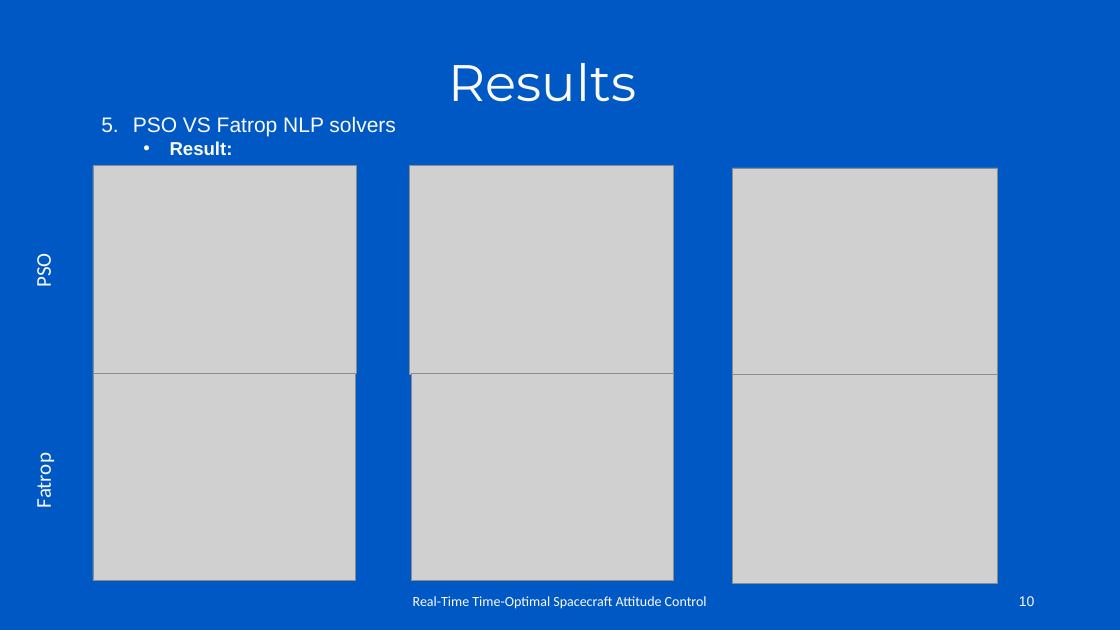
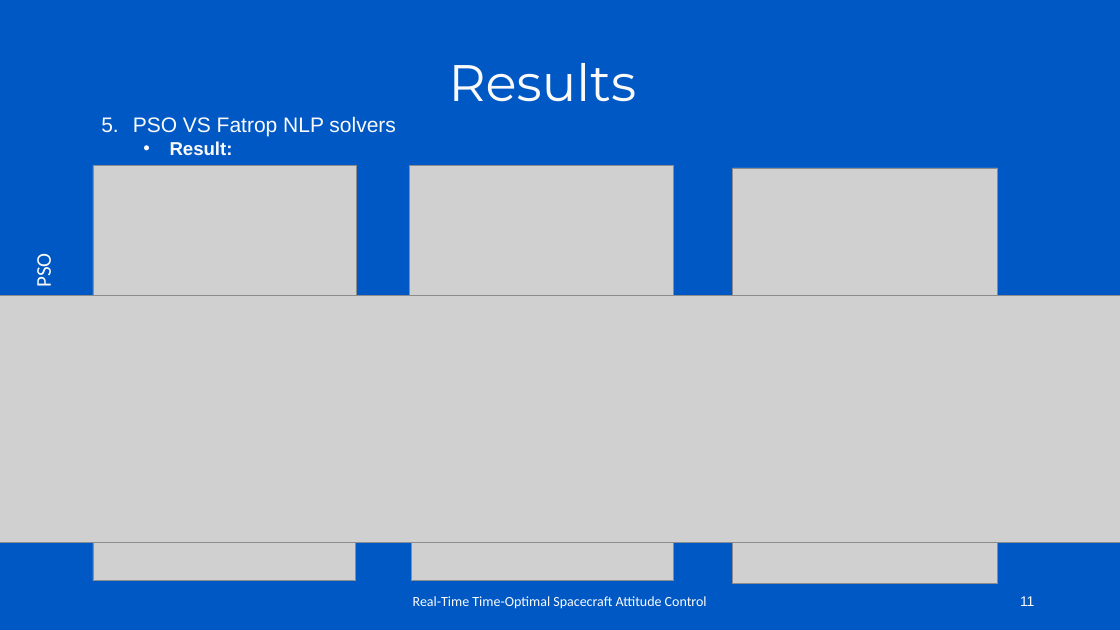
Before and after one commit to Leo8ner/TimeOptimalAttitudeControl, a slide deck: slide 11 of Presentations/Mid-Term Presentation.pptx (slide 10 before the commit). Drawn at 1120x630 pixels with LibreOffice and Linux fonts; fonts in the diff are those of the drawing; grey boxes stand for pictures; background and template pictures are left out. Boxes give left, top, right and bottom in pixels: in the first picture for what was removed or moved away, otherwise in the second. Text is boxed around its words. In the diff, an @@ line names an element or a change of style, - is before the commit and + after.

```diff
--- a/Presentations/Mid-Term Presentation.pptx
+++ b/Presentations/Mid-Term Presentation.pptx
@@ picture added at (x1=0, y1=296, x2=1120, y2=543) @@
@@ text removed at (x1=31, y1=458, x2=57, y2=507) @@
-Fatrop
@@ page number at (x1=1020, y1=596, x2=1034, y2=606): text changed @@
-10
+11
```
Also in this commit, not shown: 1 other slide changed, 1 slide added, 19 other files.
